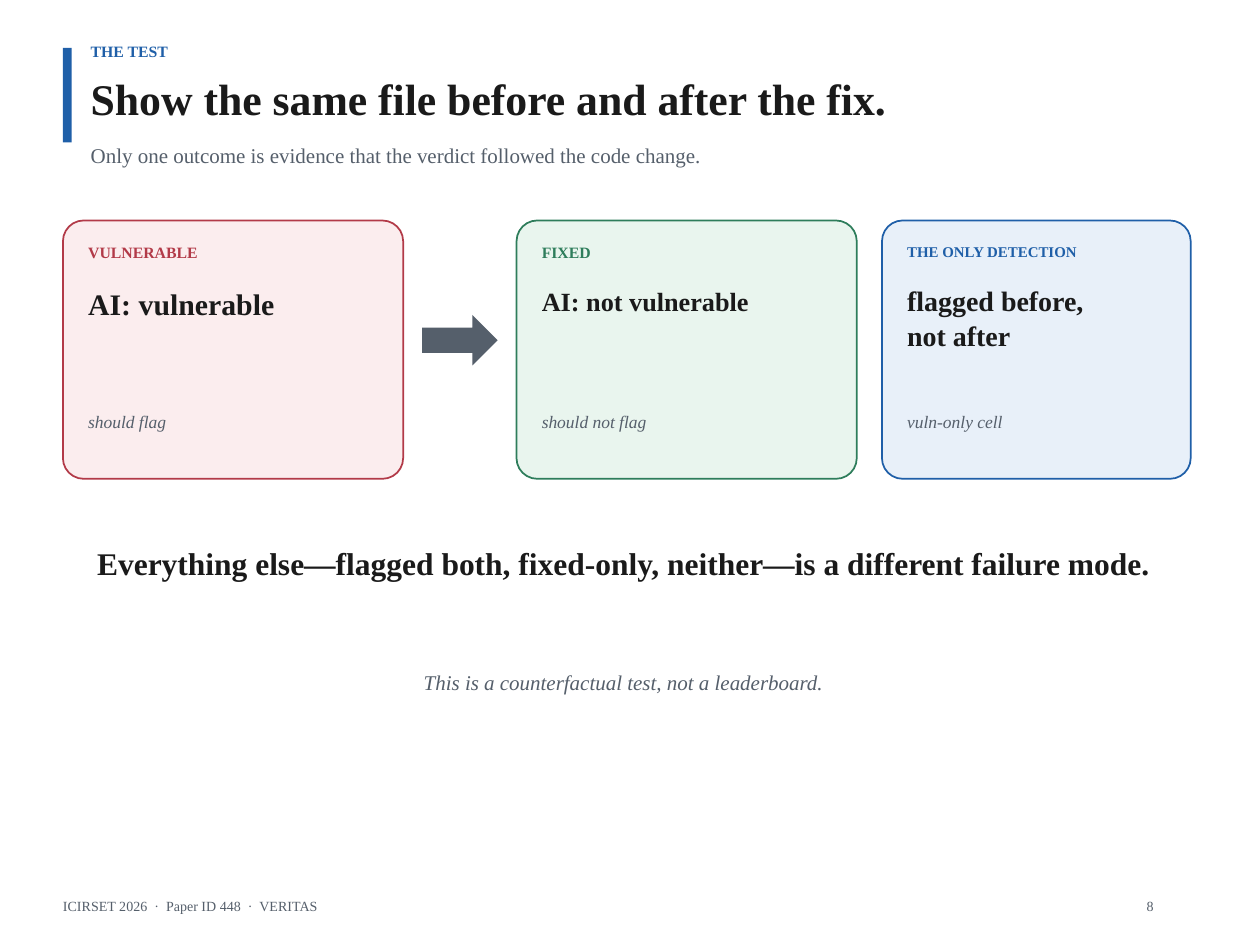
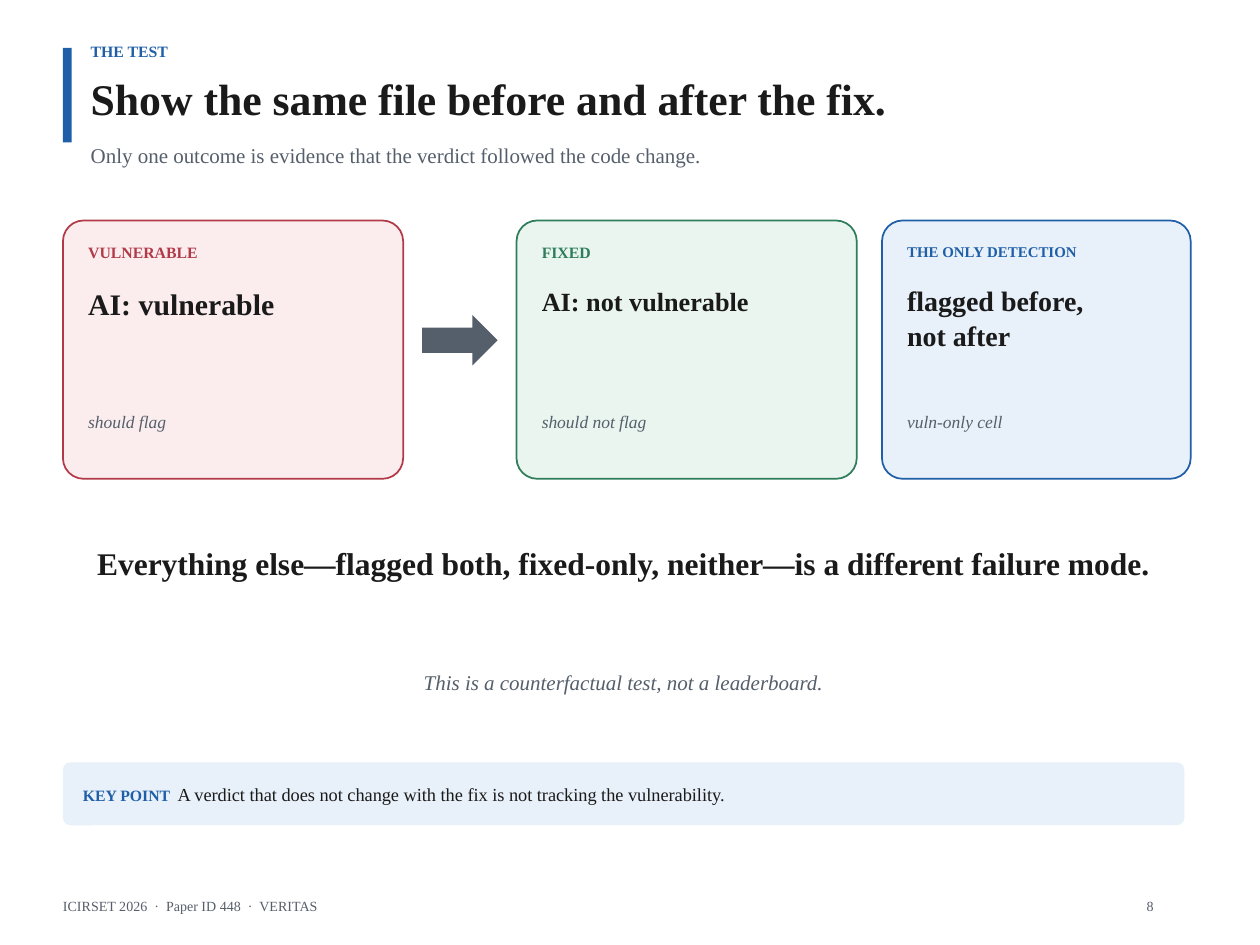
Before and after one commit to AmonWasHere/Proto, a slide deck: slide 8 of paper/ICIRSET-26_VERITAS_Presentation.pptx. Drawn at 1260x945 pixels with LibreOffice and Linux fonts; fonts in the diff are those of the drawing. Boxes give left, top, right and bottom in pixels: in the first picture for what was removed or moved away, otherwise in the second. Text is boxed around its words. In the diff, an @@ line names an element or a change of style, - is before the commit and + after.

Commit message:
Enlarge slide headings and add key-point support text

```diff
--- a/paper/ICIRSET-26_VERITAS_Presentation.pptx
+++ b/paper/ICIRSET-26_VERITAS_Presentation.pptx
@@ rounded rectangle added at bbox=[63, 762, 1184, 825], fill #E8F0F9, 10.5 pt, text #1A1A1A @@
+KEY POINT A verdict that does not change with the fix is not tracking the vulnerability.
```
Also in this commit, not shown: 15 other slides changed, 1 other file.
